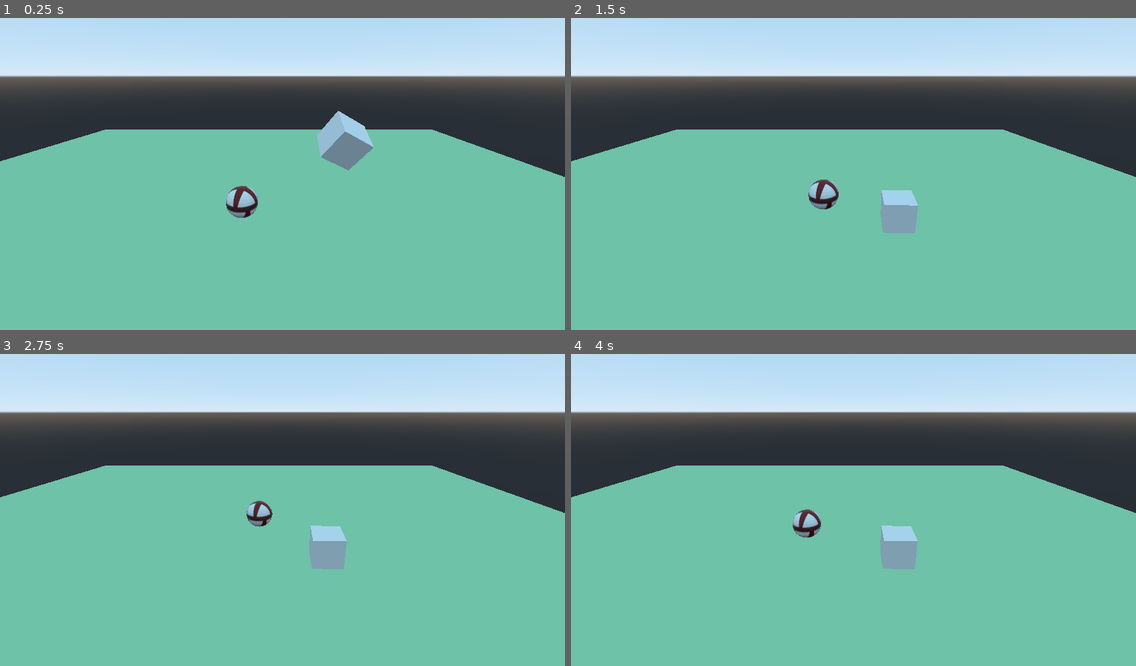
Above: before the commit, frames 1-4 (two rows, left to right).
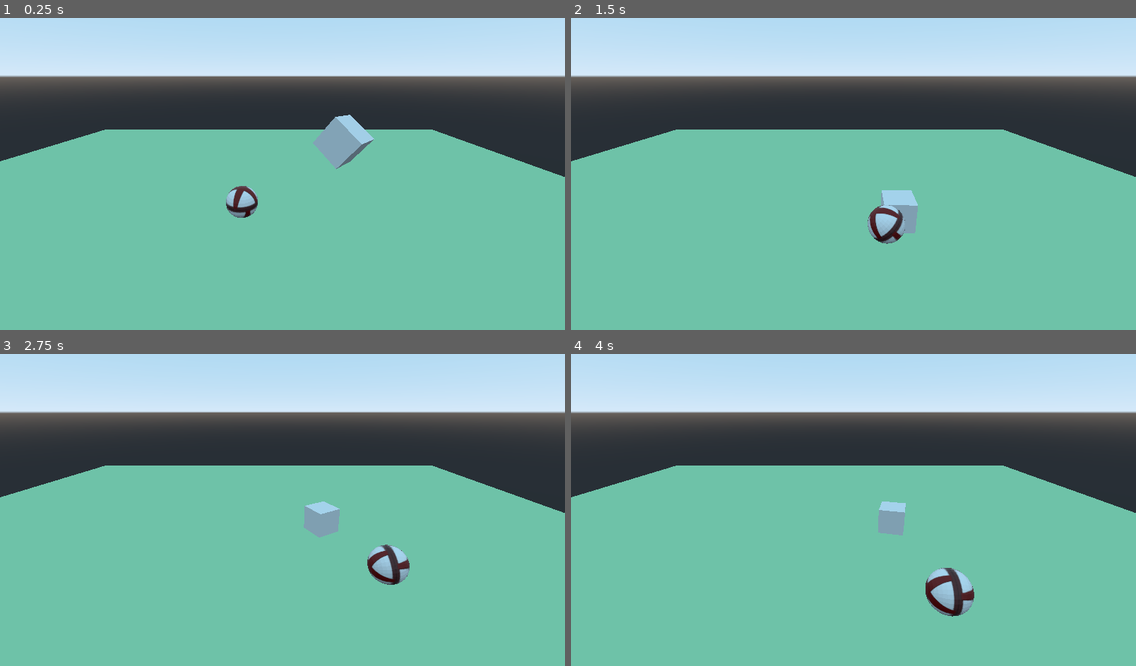
Above: after the commit, the same moments.

Repository: BransonGitomeh/godot-flow-tests
Game: Godot game, scene res://main.tscn
Two runs of this game, one before a commit and one after it. Both use one fixed random seed, a clock stepped at 60 frames per second and the inputs below.
Inputs:
- Up to frame 1 (0.25 s): no input
- Up to frame 2 (1.5 s): hold Right (ui_right) 0.53-1.28 s; hold Down (ui_down) from 1.28 s (still down)
- Up to frame 3 (2.75 s): release Down (ui_down) at 2.03 s; hold Right (ui_right) from 2.03 s (still down)
- Up to frame 4 (4 s): release Right (ui_right) at 2.78 s; hold Up (ui_up) 2.78-3.53 s; hold Left (ui_left) from 3.53 s (still down)

The runs differ from the first frame. In frame 1, 1.0% of the frame differs, in the area x 55-67%, y 29-49%; in frame 2, 1.0%; in frame 3, 2.3%; in frame 4, 2.6%, in the area x 39-72%, y 47-85%.
Error before the commit: Attempt to call function 'rotate_z' in base 'null instance' on a null instance. (res://scripts/steve.gd:14)

Commit message:
mesh rotation tests

Diff:
--- a/main.tscn
+++ b/main.tscn
@@ -16,13 +16,13 @@
 
 [node name="level" type="Spatial"]
 
-[node name="RigidBody" type="RigidBody" parent="."]
+[node name="obstacle" type="RigidBody" parent="."]
 transform = Transform( 0.857492, 0.514498, 0, -0.475589, 0.792643, -0.381486, -0.196274, 0.327121, 0.924375, 6, 6.17773, 0 )
 
-[node name="CollisionShape" type="CollisionShape" parent="RigidBody"]
+[node name="CollisionShape" type="CollisionShape" parent="obstacle"]
 shape = SubResource( 1 )
 
-[node name="MeshInstance" type="MeshInstance" parent="RigidBody"]
+[node name="MeshInstance" type="MeshInstance" parent="obstacle"]
 mesh = SubResource( 2 )
 material/0 = null
 
--- a/scripts/steve.gd
+++ b/scripts/steve.gd
@@ -2,17 +2,19 @@
 
 var velocity = Vector3(0,0,0)
 const SPEED = 5
+onready var playerMesh = get_node("/root/level/steve/Sphere")
+onready var obstacleMesh = get_node("/root/level/obstacle/MeshInstance")
 
 func _ready():
 	printt("hello ", velocity)
 
 func _physics_process(delta):
+	obstacleMesh.rotate_y(deg2rad(-3))
 	if Input.is_action_pressed("ui_right") and Input.is_action_pressed("ui_left"):
 		velocity.x = 0
 	elif Input.is_action_pressed("ui_right"):
 		velocity.x = SPEED
-		$MeshInstance.rotate_z(deg2rad(8))
-		# $./floor/MeshInstance.rotate_z(deg2rad(8))
+		playerMesh.rotate_z(deg2rad(-3))
 	elif Input.is_action_pressed("ui_left"):
 		velocity.x = -SPEED
 	else:
Not shown, changed: images/player.blend
Not shown, changed: images/player.blend1
